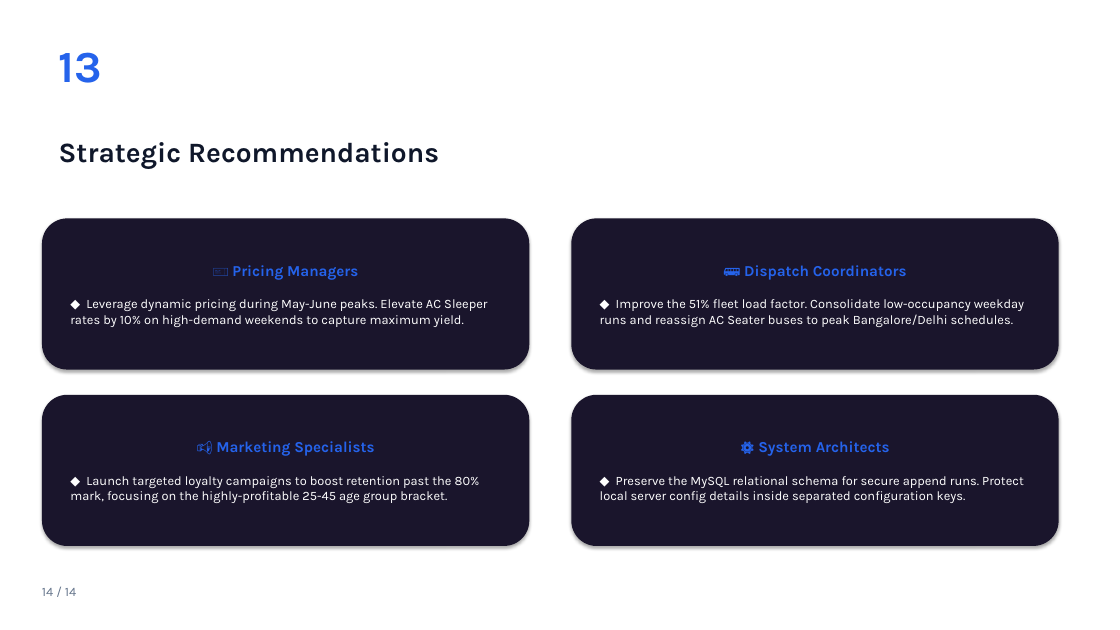
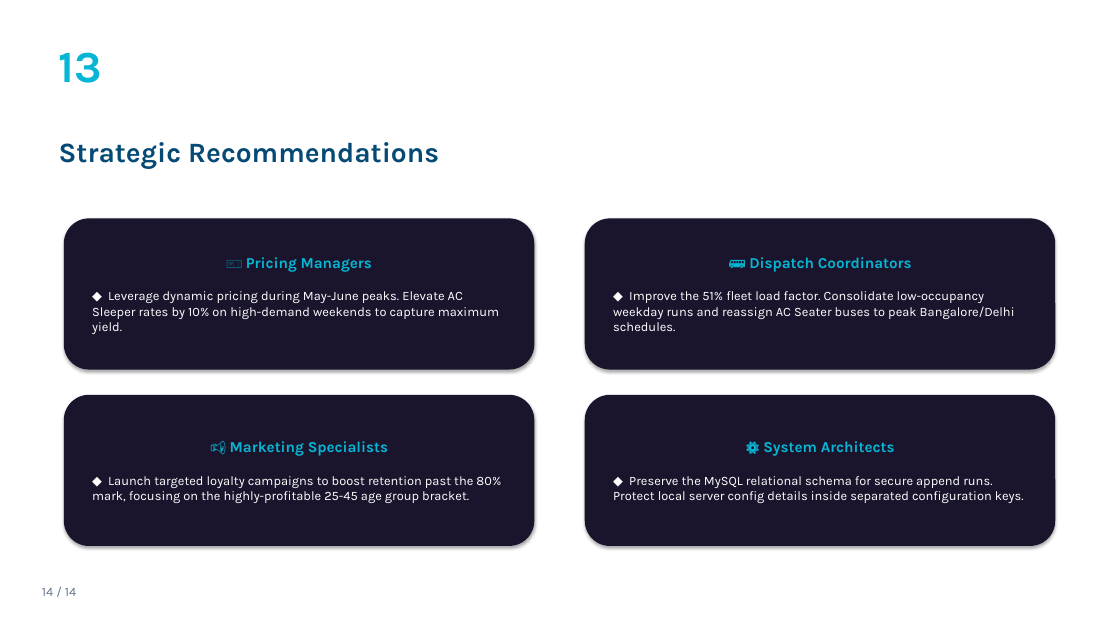
Before and after one commit to SHETYGURU/Revature-Bus-Booking-Analytical-System-, a slide deck: slide 14 of Bus Booking Analytics System (PowerBI)/documents/Bus_Booking_Analytics_PowerBI_light.pptx. Drawn at 1120x630 pixels with LibreOffice and Linux fonts; fonts in the diff are those of the drawing. Boxes give left, top, right and bottom in pixels: in the first picture for what was removed or moved away, otherwise in the second. Text is boxed around its words. In the diff, an @@ line names an element or a change of style, - is before the commit and + after.

```diff
--- a/Bus Booking Analytics System (PowerBI)/documents/Bus_Booking_Analytics_PowerBI_light.pptx
+++ b/Bus Booking Analytics System (PowerBI)/documents/Bus_Booking_Analytics_PowerBI_light.pptx
@@ text "13" at (59,52,102,83): text colour #2563EB to #06B6D4 @@
@@ text "Strategic Recommendations" at (59,142,439,168): text colour #0F172A to #054A75 @@
@@ rounded rectangle "🎫 Pricing Managers": place and size @@
-rounded rectangle "🎫 Pricing Managers" at (42,218,529,370)
+rounded rectangle "🎫 Pricing Managers" at (64,218,534,370)
@@ rounded rectangle "🚌 Dispatch Coordinators": place and size @@
-rounded rectangle "🚌 Dispatch Coordinators" at (571,218,1059,370)
+rounded rectangle "🚌 Dispatch Coordinators" at (585,218,1055,370)
@@ text in rounded rectangle at (246,257,372,272): text colour #2563EB to #06B6D4 in "🎫 Pricing Managers" @@
@@ text in rounded rectangle at (749,257,912,272): text colour #2563EB to #06B6D4 in "🚌 Dispatch Coordinators" @@
@@ rounded rectangle "📢 Marketing Specialists": place and size @@
-rounded rectangle "📢 Marketing Specialists" at (42,395,529,546)
+rounded rectangle "📢 Marketing Specialists" at (64,395,534,546)
@@ rounded rectangle "⚙️ System Architects": place and size @@
-rounded rectangle "⚙️ System Architects" at (571,395,1059,546)
+rounded rectangle "⚙️ System Architects" at (585,395,1055,546)
@@ text in rounded rectangle at (230,441,388,456): text colour #2563EB to #06B6D4 in "📢 Marketing Specialists" @@
@@ text in rounded rectangle at (763,441,895,456): text colour #2563EB to #06B6D4 in "⚙️ System Architects" @@
```
Also in this commit, not shown: 14 other slides changed.
